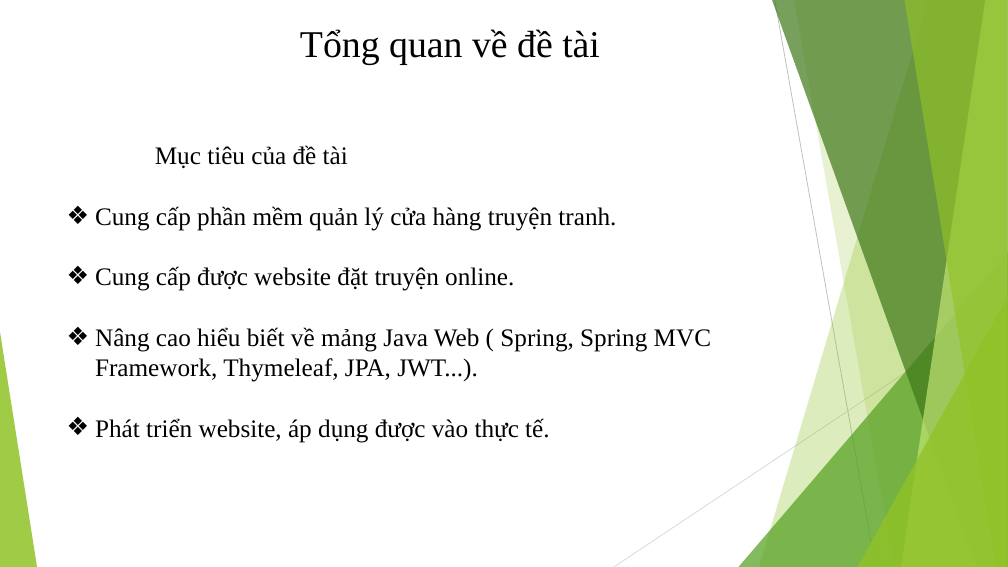
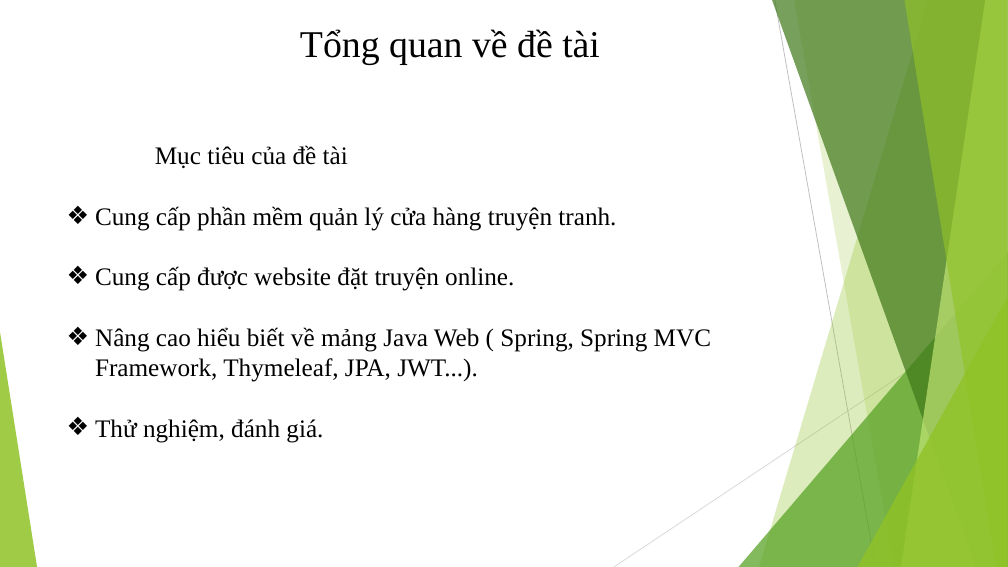
Before and after one commit to NgocTuyen10/shopping-cart, a slide deck: slide 4 of kltn_bui_ngoc_tuyen.pptx. Drawn at 1008x567 pixels with LibreOffice and Linux fonts; fonts in the diff are those of the drawing. Boxes give left, top, right and bottom in pixels: in the first picture for what was removed or moved away, otherwise in the second. Text is boxed around its words. In the diff, an @@ line names an element or a change of style, - is before the commit and + after.

```diff
--- a/kltn_bui_ngoc_tuyen.pptx
+++ b/kltn_bui_ngoc_tuyen.pptx
@@ text at bbox=[95, 419, 323, 443]: text changed @@
-❖ Phát triển website, áp dụng được vào thực tế.
+❖ Thử nghiệm, đánh giá.
```
Also in this commit, not shown: 2 other slides changed, 1 slide added, 1 other file.
